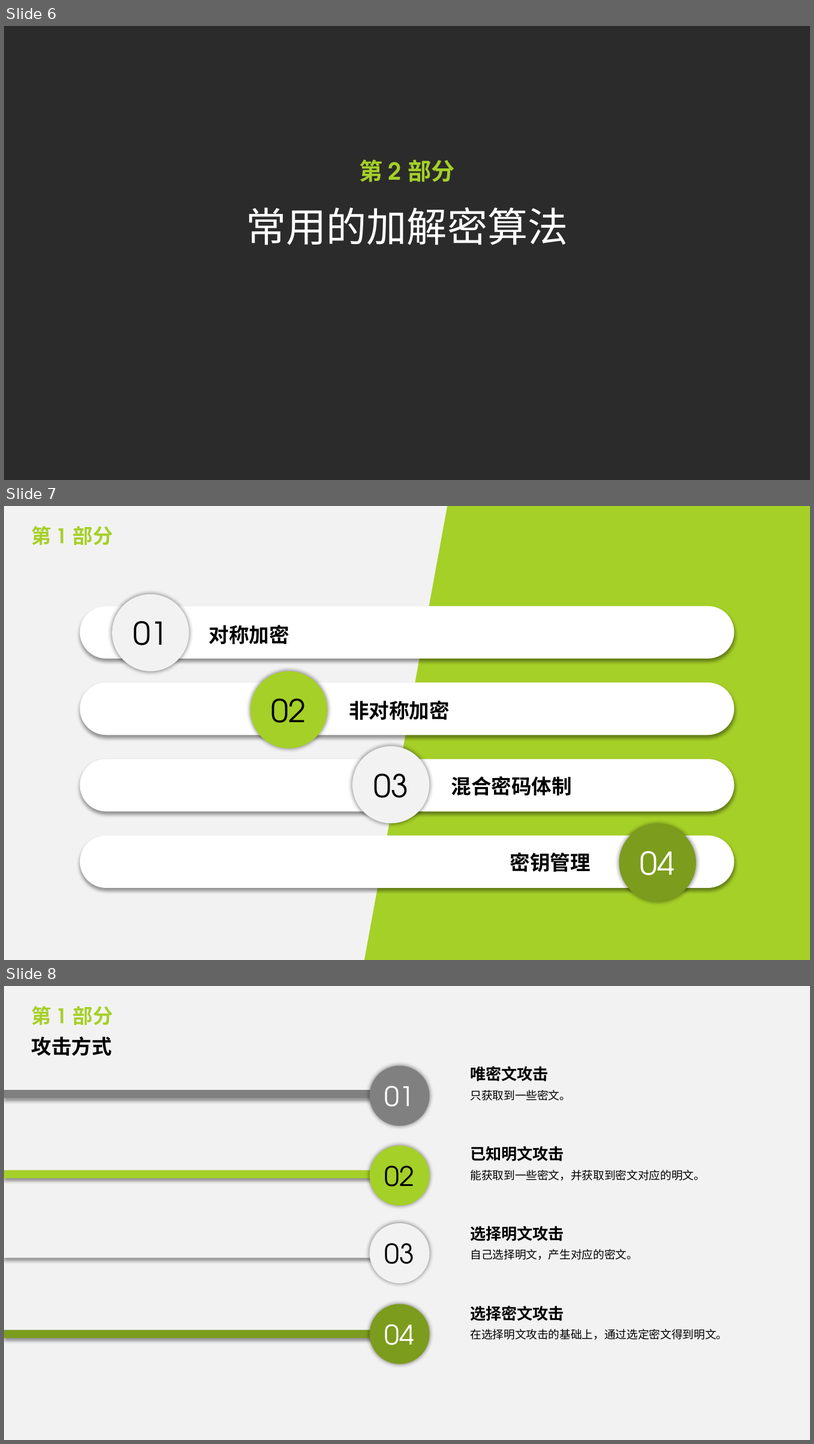
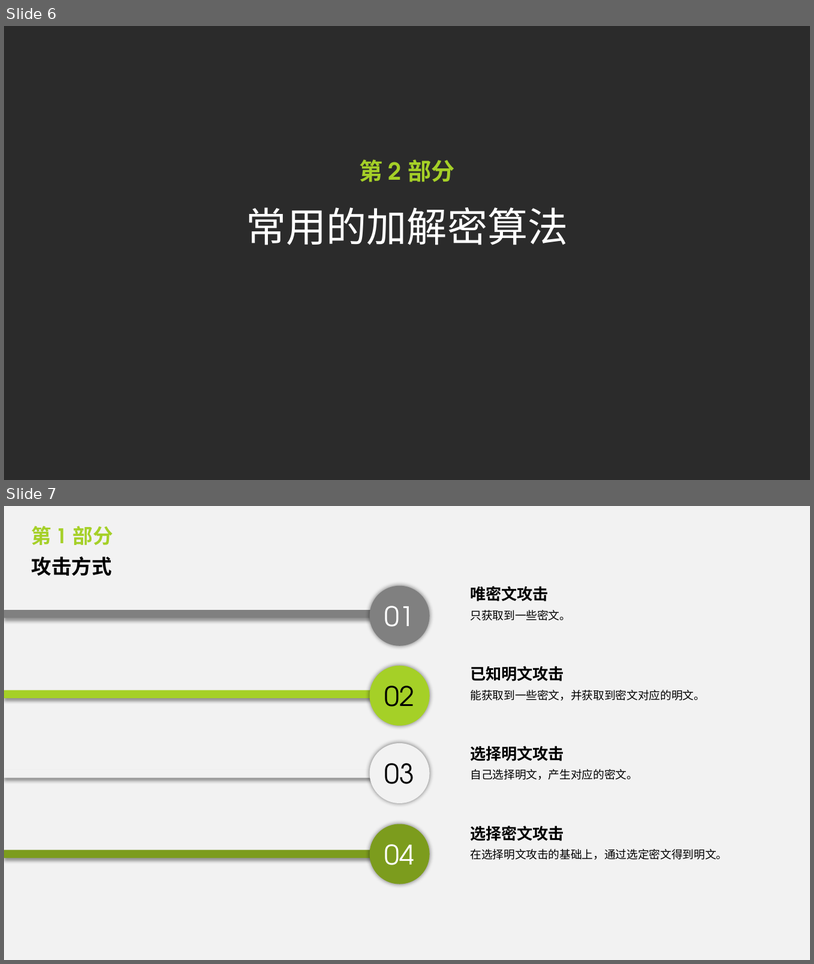
Before and after one commit to mikemikemao/c-11, a slide deck: encryption.pptx. Shown one above the other, each under a label of ours: slides 6, 7 and 8 before the commit, slides 6 and 7 after it. The pictures are 814x1444 and 814x964 pixels, drawn with LibreOffice and Linux fonts; fonts in the diff are those of the drawing; background and template pictures are left out; a plain dark background stands for a picture behind light text. Boxes give left, top, right and bottom in pixels: in the first picture for what was removed or moved away, otherwise in the second. Text is boxed around its words. In the diff, an @@ line names an element or a change of style, - is before the commit and + after.

Commit message:
初步完成加密ppt

```diff
--- a/encryption.pptx
+++ b/encryption.pptx
@@ slide 7 removed at [4, 506, 810, 960], background #F2F2F2 @@
@@ freeform shape removed at [364, 506, 810, 960] @@
@@ text removed at [31, 526, 113, 545] @@
-第 1 部分
@@ ellipse removed at [112, 594, 189, 671] @@
-01
@@ rounded rectangle removed at [80, 606, 734, 658] @@
@@ text removed at [209, 625, 290, 644] @@
-对称加密
@@ rounded rectangle removed at [80, 682, 734, 735] @@
@@ ellipse removed at [251, 671, 327, 748] @@
-02
@@ text removed at [349, 700, 450, 720] @@
-非对称加密
@@ ellipse removed at [353, 746, 429, 823] @@
-03
@@ rounded rectangle removed at [80, 759, 734, 811] @@
@@ text removed at [452, 776, 573, 795] @@
-混合密码体制
@@ ellipse removed at [619, 824, 696, 901] @@
-04
@@ rounded rectangle removed at [80, 835, 734, 888] @@
@@ text removed at [510, 852, 591, 871] @@
-密钥管理
@@ what was slide 8 is now slide 7 @@
```
Also in this commit, not shown: 8 slides changed, 14 slides added, 6 other slides removed.
